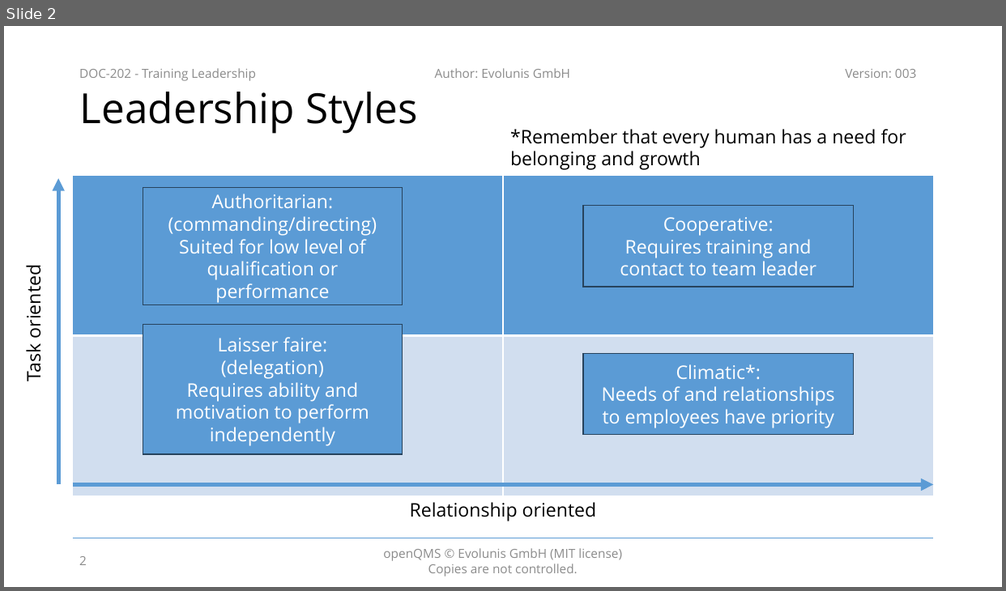
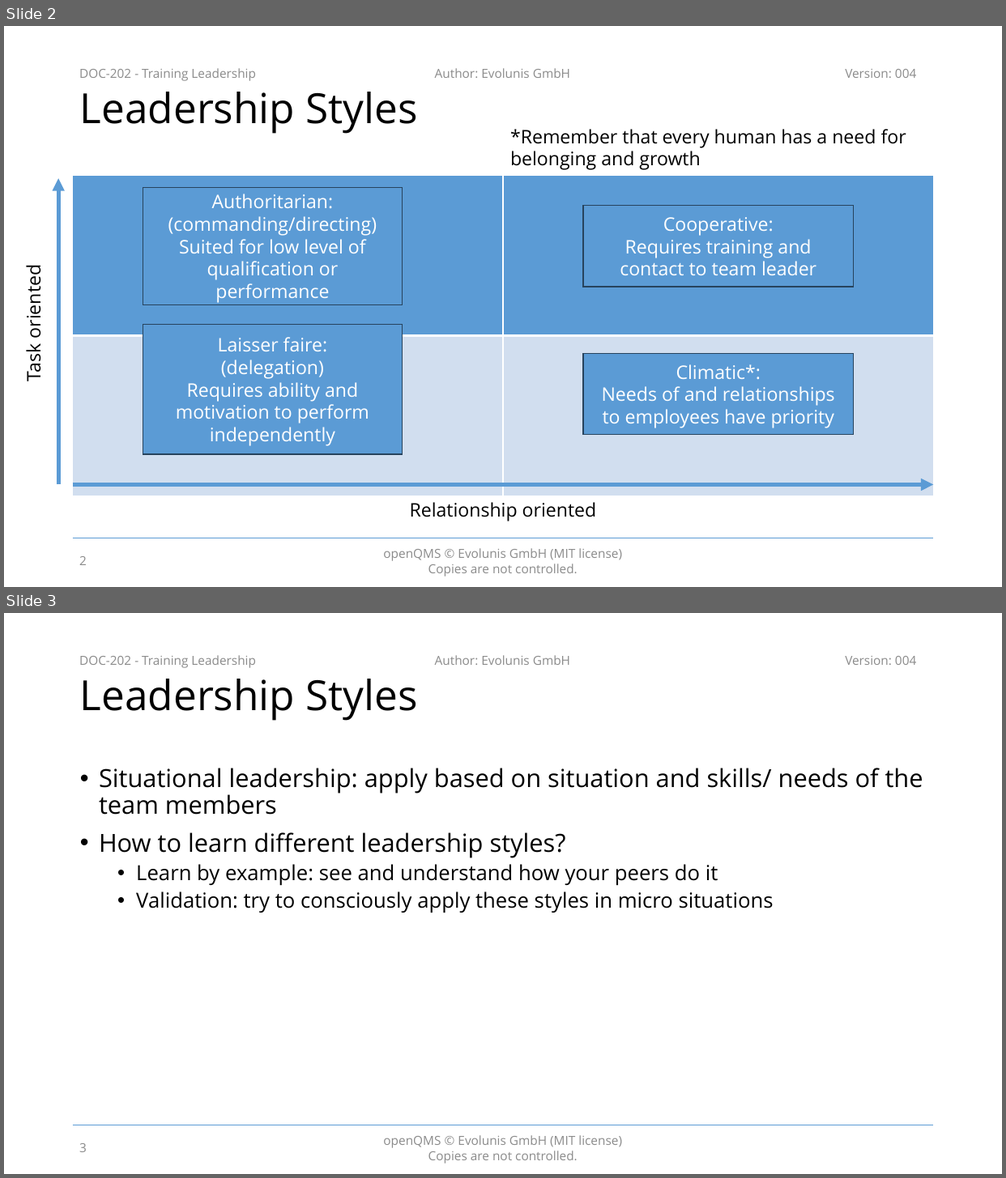
Before and after one commit to evolunis/openQMS, a slide deck: 2. Design and Development/DOC-202 - Training Leadership.pptx. Shown one above the other, each under a label of ours: slide 2 before the commit, slides 2 and 3 after it. The pictures are 1006x591 and 1006x1178 pixels, drawn with LibreOffice and Linux fonts; fonts in the diff are those of the drawing; background and template pictures are left out. Boxes give left, top, right and bottom in pixels: in the first picture for what was removed or moved away, otherwise in the second. Text is boxed around its words. In the diff, an @@ line names an element or a change of style, - is before the commit and + after.

Commit message:
Update materials for leadership training

```diff
--- a/2. Design and Development/DOC-202 - Training Leadership.pptx
+++ b/2. Design and Development/DOC-202 - Training Leadership.pptx
@@ slide 3 added at (4, 613, 1002, 1174), background #FFFFFF; not listed: 5 template elements that a slide beside it also shows @@
@@ title added at (80, 679, 418, 721), 40 pt, text #000000 @@
+Leadership Styles
@@ text added at (99, 768, 923, 914), 24 pt, text #000000 @@
+• Situational leadership: apply based on situation and skills/ needs of the team members
+• How to learn different leadership styles?
+  • Learn by example: see and understand how your peers do it
+  • Validation: try to consciously apply these styles in micro situations
@@ page number added at (79, 1144, 87, 1152), 12 pt, text #8C8C8C @@
+3
@@ slide 2 changed as well @@
@@ text at (845, 69, 916, 78): text changed @@
-Version: 003
+Version: 004
```
Also in this commit, not shown: 24 other slides changed, 2 other slides added.
